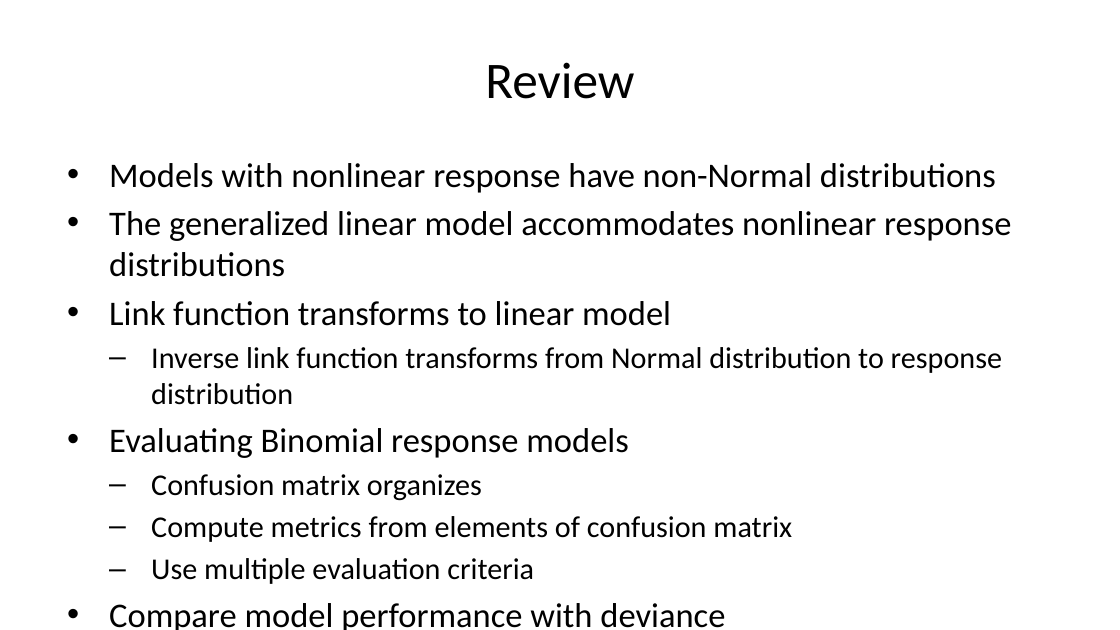
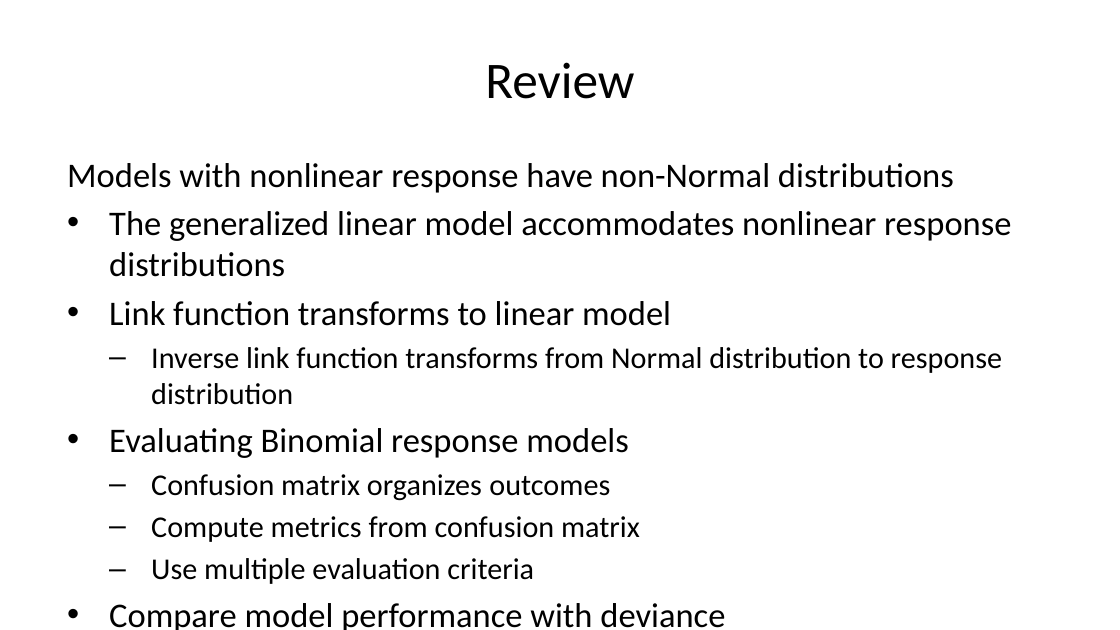
Before and after one commit to StephenElston/CSCI-E-83, a slide deck: slide 5 of LectureSlides/10_ModelsInHighDimensions.pptx. Drawn at 1120x630 pixels with LibreOffice and Linux fonts; fonts in the diff are those of the drawing. Boxes give left, top, right and bottom in pixels: in the first picture for what was removed or moved away, otherwise in the second. Text is boxed around its words. In the diff, an @@ line names an element or a change of style, - is before the commit and + after.

```diff
--- a/LectureSlides/10_ModelsInHighDimensions.pptx
+++ b/LectureSlides/10_ModelsInHighDimensions.pptx
@@ text at (x1=67, y1=163, x2=954, y2=193): bullet • to none @@
@@ text at (x1=151, y1=474, x2=640, y2=542): text changed @@
-  – Confusion matrix organizes
-  – Compute metrics from elements of confusion matrix
+  – Confusion matrix organizes outcomes
+  – Compute metrics from confusion matrix
```
Also in this commit, not shown: 4 other slides changed, 2 slides added, 2 slides removed, 2 other files.
